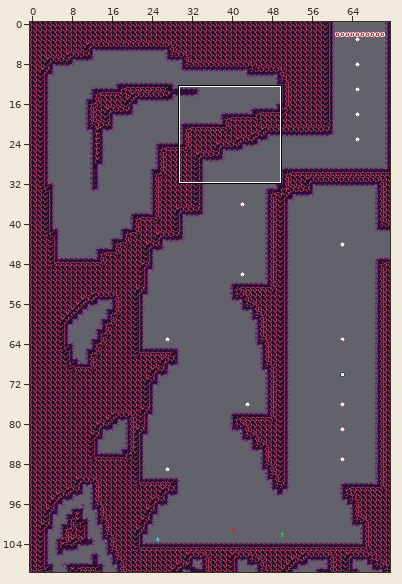
Two states of a Tiled map (JSON), assets/world/room/fire1a.json. The first picture is a wide view before the edit; the outline marks the close-up.
Close-up. First the earlier version:
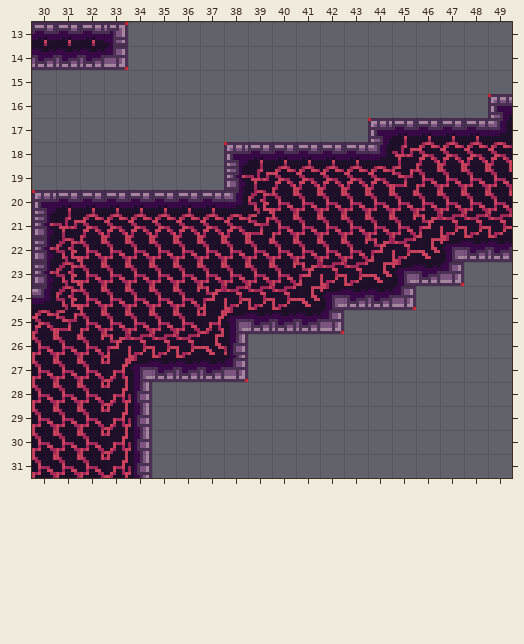
Cells are 8x8 px. Shown: x 30..49, y 13..31. The commit also changed other parts of the map, which this record leaves out.
New version:
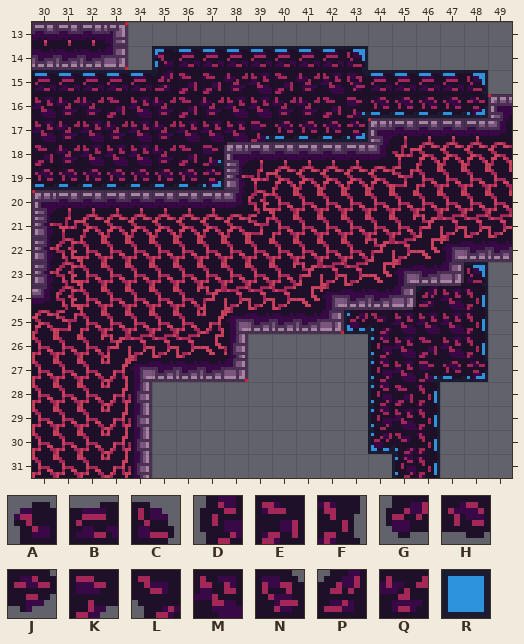
Key: from "fire_bg_decal": A 0, B 1, C 2, D 13, E 14, F 15, G 26, H 27, J 28, K 39, L 40, M 41, N 52, P 53, Q 54; from "tools": R 20.
_ is an empty cell.
Tiles of an added or newly shown layer are drawn over the layers below it.
The exact change:
Layer "bg_draft" (added):
y 14: x 35..43 _________ -> RRRRRRRRR
y 15: x 30..35 ______ -> RRRRRR; x 43..48 ______ -> RRRRRR
y 16: x 43..48 ______ -> RRRRRR
y 17: x 39..43 _____ -> RRRRR
y 18: x 37 _ -> R
y 19: x 30..37 ________ -> RRRRRRRR
y 23: x 48 _ -> R
y 24: x 46 _ -> R; x 48 _ -> R
y 25: x 43..44 __ -> RR; x 48 _ -> R
y 26: x 44 _ -> R; x 48 _ -> R
y 27: x 44 _ -> R; x 46..48 ___ -> RRR
y 28..29: x 44 _ -> R; x 46 _ -> R
y 30: x 44..46 ___ -> RRR
y 31: x 45..46 __ -> RR
Layer "bg":
y 14: x 35..43 _________ -> ABBBBBBBC
y 15: x 30..48 ___________________ -> BBBBBPEEQMEQMNBBBBC
y 16: x 30..48 ___________________ -> MQQEMQEQMMQQEKHHHHJ
y 17: x 30..43 ______________ -> MQMQMQMMMKHHHJ
y 18: x 30..38 _________ -> EQMMMQEKH
y 19: x 30..37 ________ -> HHHHHHHJ
y 23: x 47..48 __ -> BC
y 24: x 45..48 ____ -> BPMF
y 25: x 43..48 ______ -> GLMMMF
y 26: x 44..48 _____ -> DMEMF
y 27: x 44..48 _____ -> DMKHJ
y 28: x 44..46 ___ -> DEF
y 29: x 44..46 ___ -> DMF
y 30: x 44..46 ___ -> GLF
y 31: x 45..46 __ -> DF
